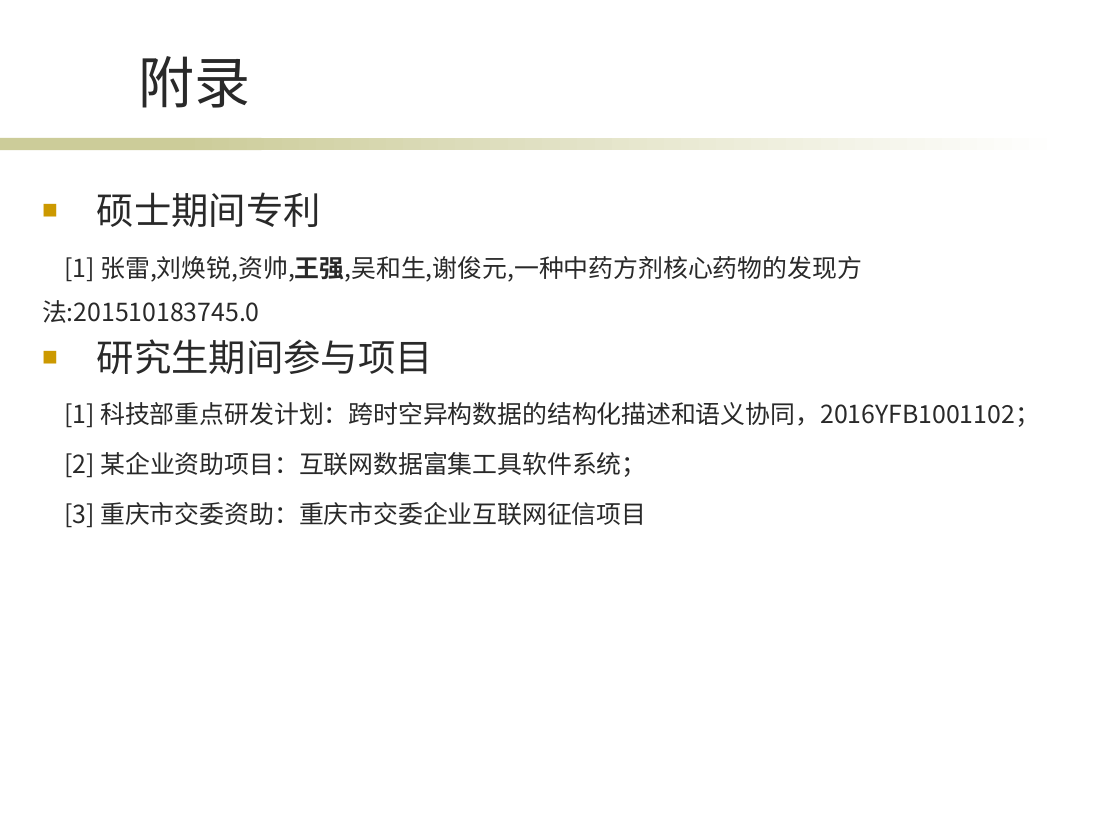
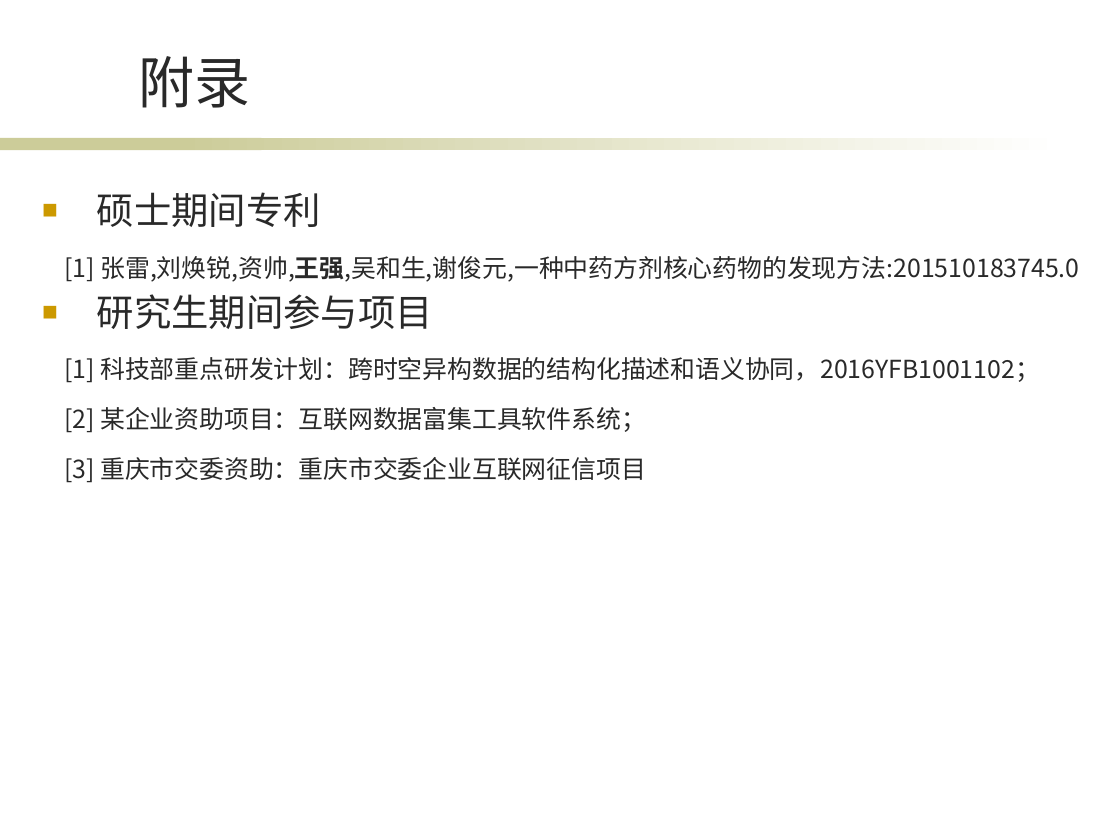
Before and after one commit to wqpod2g/paper, a slide deck: slide 29 of 毕业答辩ppt.pptx. Drawn at 1120x840 pixels with LibreOffice and Linux fonts; fonts in the diff are those of the drawing; background and template pictures are left out. Boxes give left, top, right and bottom in pixels: in the first picture for what was removed or moved away, otherwise in the second. Text is boxed around its words. In the diff, an @@ line names an element or a change of style, - is before the commit and + after.

Commit message:
ppt 4.0

```diff
--- a/毕业答辩ppt.pptx
+++ b/毕业答辩ppt.pptx
@@ text "硕士期间专利" rewrapped from <box>42,192,1040,528</box> to <box>64,192,1079,483</box> @@
```
Also in this commit, not shown: 21 other slides changed, 2 other files.
